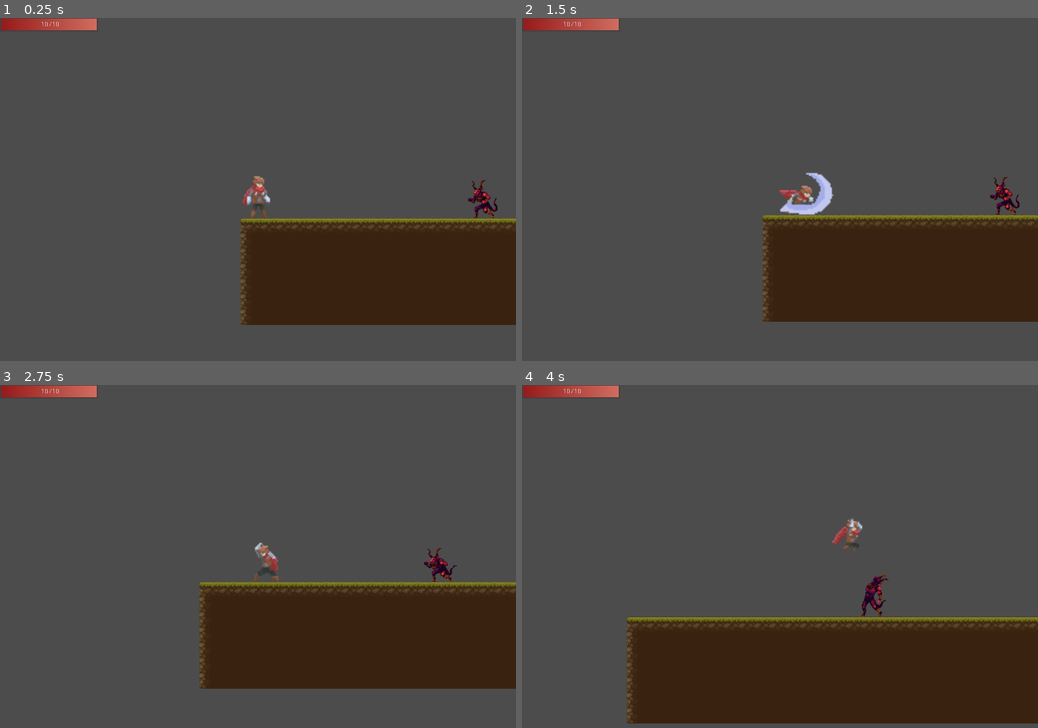
Above: before the commit, frames 1-4 (two rows, left to right).
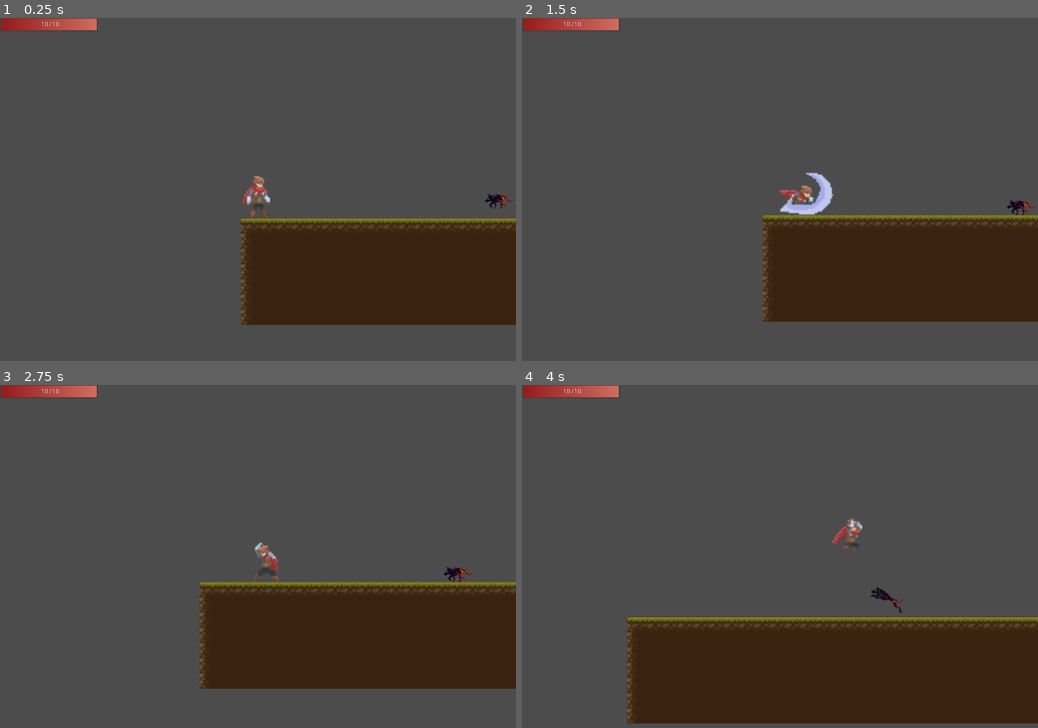
Above: after the commit, the same moments.

Repository: ArtyomKr/2d-scroller-demo
Game: Godot game, scene res://scenes/Main.tscn
The game is run twice, just before and just after one commit, with the same random seed, the same clock (stepped at 60 frames per second) and the same inputs.
Inputs (mouse positions are in pixels of both pictures, inside the frame that each line leads up to):
- Up to frame 1 (0.25 s): no input
- Up to frame 2 (1.5 s): move the mouse to (893, 172) at 0.52 s; hold Right (ui_right) from 0.53 s (still down); click (893, 172) at 0.6 s; tap Space (jump) at 0.77, 0.8, 1.07, 1.35 s; move the mouse to (676, 206) at 1.27 s
- Up to frame 3 (2.75 s): tap Space (jump) at 1.52, 1.82, 2.3 s; click (154, 573) at 1.55 s; move the mouse to (309, 481) at 2.02 s; release Right (ui_right) at 2.03 s; hold Left (ui_left) from 2.03 s (still down); click (309, 481) at 2.1 s
- Up to frame 4 (4 s): move the mouse to (754, 625) at 2.77 s; release Left (ui_left) at 2.78 s; hold Right (ui_right) from 2.78 s (still down); click (754, 625) at 2.85 s; tap Space (jump) at 3.02, 3.32, 3.6, 3.77 s; move the mouse to (934, 607) at 3.52 s

The runs differ from the first frame. In frame 1, 0.3% of the frame differs, in the area x 90-100%, y 47-59%; in frame 2, 0.3%; in frame 3, 0.3%; in frame 4, 0.4%, in the area x 65-74%, y 55-68%.

Commit message:
feat: add basic state managment for hellhound enemy

Diff:
--- a/scenes/Main.gd
+++ b/scenes/Main.gd
@@ -12,7 +12,7 @@
 	$CanvasLayer/PlayerHPBar.value = $Player.hp
 	$Player.start($Player.position)
 	$Demon.start($Demon.position)
-
+	$HellHound.start($HellHound.position)
 
 # Called every frame. 'delta' is the elapsed time since the previous frame.
 #func _process(delta):
--- a/scenes/Main.tscn
+++ b/scenes/Main.tscn
@@ -1,10 +1,11 @@
-[gd_scene load_steps=6 format=2]
+[gd_scene load_steps=7 format=2]
 
 [ext_resource path="res://scenes/Actors/player/Player.tscn" type="PackedScene" id=1]
 [ext_resource path="res://scenes/Main.gd" type="Script" id=2]
 [ext_resource path="res://scenes/level/Level.tscn" type="PackedScene" id=3]
 [ext_resource path="res://scenes/Actors/enemies/Demon/Demon.tscn" type="PackedScene" id=4]
 [ext_resource path="res://scenes/UI/PlayerHPBar.tscn" type="PackedScene" id=5]
+[ext_resource path="res://scenes/actors/enemies/HellHound/HellHound.tscn" type="PackedScene" id=6]
 
 [node name="Main" type="Node"]
 script = ExtResource( 2 )
@@ -16,10 +17,13 @@
 position = Vector2( 3, 453 )
 
 [node name="Demon" parent="." instance=ExtResource( 4 )]
-position = Vector2( 509, 373 )
+position = Vector2( 1142, 327 )
 
 [node name="CanvasLayer" type="CanvasLayer" parent="."]
 
 [node name="PlayerHPBar" parent="CanvasLayer" instance=ExtResource( 5 )]
 
+[node name="HellHound" parent="." instance=ExtResource( 6 )]
+position = Vector2( 545, 348 )
+
 [connection signal="hit" from="Player" to="CanvasLayer/PlayerHPBar" method="_on_Player_hit"]
--- /dev/null
+++ b/scenes/actors/enemies/HellHound/HellHound.gd
@@ -0,0 +1,117 @@
+extends Enemy
+
+
+signal detected_player
+
+
+export var speed = 300
+export var jump_force = 500
+
+enum STATE {
+	IN_AIR,
+	IDLE,
+	ALERTED,
+	DEAD,
+	ATTACKING,
+	HURT
+}
+
+var attack_target
+var _state = STATE.IDLE
+onready var AlertTimer = $AlertTimer
+onready var AttackTimer = $AttackTimer
+
+
+func _init():
+	hp = 10
+
+
+func _ready():
+	hide()
+
+
+func _physics_process(_delta):
+	manage_state()
+
+
+func start(pos: Vector2):
+	position = pos
+	show()
+	$PhysicsBox.disabled = false
+
+
+func die():
+	_state = STATE.DEAD
+
+
+func damage(amount):
+	#TODO
+	.damage(amount)
+
+
+func manage_state():
+	var current_animation: String
+
+	match _state:
+		STATE.IDLE:
+			velocity = move_and_slide_with_snap(velocity, Vector2.DOWN, Vector2.UP)
+
+			current_animation = "idle"
+		STATE.ALERTED:
+			velocity = move_and_slide_with_snap(velocity, Vector2.DOWN, Vector2.UP)
+
+			if attack_target:
+				var target_direction = attack_target.global_position.direction_to(global_position)
+				$AnimatedSprite.flip_h = target_direction.x < 0
+
+				if AttackTimer.is_stopped():
+					_state = STATE.ATTACKING
+
+			current_animation = "idle"
+		STATE.IN_AIR:
+			velocity = move_and_slide_with_snap(velocity, Vector2.DOWN, Vector2.UP)
+
+			if is_on_floor():
+				_state = STATE.IDLE
+		STATE.ATTACKING:
+			print_debug("attack")
+			current_animation = "attack"
+			AttackTimer.start(rand_range(0.5, 2.0))
+		STATE.HURT:
+			current_animation = "hurt"
+		STATE.DEAD:
+			$AnimationPlayer.play("die")
+			yield($AnimationPlayer, "animation_finished")
+			destroy()
+
+	if current_animation != $AnimationPlayer.assigned_animation:
+		$AnimationPlayer.play(current_animation)
+
+
+func goto_alert():
+	_state = STATE.ALERTED
+
+
+func attack():
+	var target_dir = attack_target.global_position.direction_to(global_position)
+
+	$AnimatedSprite.flip_h = target_dir.x < 0
+
+
+func _on_DetectionArea_body_entered(body):
+	if body.is_in_group("player"):
+		emit_signal("detected_player")
+		attack_target = body
+		_state = STATE.ALERTED
+		AlertTimer.stop()
+
+
+func _on_DetectionArea_body_exited(body):
+	if body.is_in_group("player"):
+		attack_target = null
+		_state = STATE.ALERTED
+		AlertTimer.start()
+
+
+func _on_AlertTimer_timeout():
+	_state = STATE.IDLE
--- a/scenes/actors/enemies/HellHound/HellHound.tscn
+++ b/scenes/actors/enemies/HellHound/HellHound.tscn
@@ -1,10 +1,11 @@
-[gd_scene load_steps=44 format=2]
+[gd_scene load_steps=46 format=2]
 
 [ext_resource path="res://art/animations/gothicvania patreon collection/Hell-Hound-Files/PNG/hell-hound-run.png" type="Texture" id=1]
 [ext_resource path="res://art/animations/gothicvania patreon collection/Hell-Hound-Files/PNG/hell-hound-idle.png" type="Texture" id=2]
 [ext_resource path="res://art/animations/gothicvania patreon collection/Hell-Hound-Files/PNG/hell-hound-jump.png" type="Texture" id=3]
 [ext_resource path="res://art/animations/gothicvania patreon collection/Hell-Hound-Files/PNG/hell-hound-walk.png" type="Texture" id=4]
 [ext_resource path="res://scenes/UI/ActorHPBar.tscn" type="PackedScene" id=5]
+[ext_resource path="res://scenes/actors/enemies/HellHound/HellHound.gd" type="Script" id=6]
 
 [sub_resource type="AtlasTexture" id=1]
 flags = 4
@@ -36,6 +37,36 @@
 atlas = ExtResource( 2 )
 region = Rect2( 320, 0, 64, 32 )
 
+[sub_resource type="AtlasTexture" id=12]
+flags = 4
+atlas = ExtResource( 3 )
+region = Rect2( 0, 0, 65, 48 )
+
+[sub_resource type="AtlasTexture" id=13]
+flags = 4
+atlas = ExtResource( 3 )
+region = Rect2( 65, 0, 65, 48 )
+
+[sub_resource type="AtlasTexture" id=14]
+flags = 4
+atlas = ExtResource( 3 )
+region = Rect2( 130, 0, 65, 48 )
+
+[sub_resource type="AtlasTexture" id=15]
+flags = 4
+atlas = ExtResource( 3 )
+region = Rect2( 195, 0, 65, 48 )
+
+[sub_resource type="AtlasTexture" id=16]
+flags = 4
+atlas = ExtResource( 3 )
+region = Rect2( 260, 0, 65, 48 )
+
+[sub_resource type="AtlasTexture" id=17]
+flags = 4
+atlas = ExtResource( 3 )
+region = Rect2( 325, 0, 65, 48 )
+
 [sub_resource type="AtlasTexture" id=7]
 flags = 4
 atlas = ExtResource( 1 )
@@ -60,36 +91,6 @@
 flags = 4
 atlas = ExtResource( 1 )
 region = Rect2( 268, 0, 67, 32 )
-
-[sub_resource type="AtlasTexture" id=12]
-flags = 4
-atlas = ExtResource( 3 )
-region = Rect2( 0, 0, 65, 48 )
-
-[sub_resource type="AtlasTexture" id=13]
-flags = 4
-atlas = ExtResource( 3 )
-region = Rect2( 65, 0, 65, 48 )
-
-[sub_resource type="AtlasTexture" id=14]
-flags = 4
-atlas = ExtResource( 3 )
-region = Rect2( 130, 0, 65, 48 )
-
-[sub_resource type="AtlasTexture" id=15]
-flags = 4
-atlas = ExtResource( 3 )
-region = Rect2( 195, 0, 65, 48 )
-
-[sub_resource type="AtlasTexture" id=16]
-flags = 4
-atlas = ExtResource( 3 )
-region = Rect2( 260, 0, 65, 48 )
-
-[sub_resource type="AtlasTexture" id=17]
-flags = 4
-atlas = ExtResource( 3 )
-region = Rect2( 325, 0, 65, 48 )
 
 [sub_resource type="AtlasTexture" id=18]
 flags = 4
@@ -158,14 +159,14 @@
 "name": "idle",
 "speed": 5.0
 }, {
+"frames": [ SubResource( 12 ), SubResource( 13 ), SubResource( 14 ), SubResource( 15 ), SubResource( 16 ), SubResource( 17 ) ],
+"loop": true,
+"name": "jump",
+"speed": 5.0
+}, {
 "frames": [ SubResource( 7 ), SubResource( 8 ), SubResource( 9 ), SubResource( 10 ), SubResource( 11 ) ],
 "loop": true,
 "name": "run",
-"speed": 5.0
-}, {
-"frames": [ SubResource( 12 ), SubResource( 13 ), SubResource( 14 ), SubResource( 15 ), SubResource( 16 ), SubResource( 17 ) ],
-"loop": true,
-"name": "jump",
 "speed": 5.0
 }, {
 "frames": [ SubResource( 18 ), SubResource( 19 ), SubResource( 20 ), SubResource( 21 ), SubResource( 22 ), SubResource( 23 ), SubResource( 24 ), SubResource( 25 ), SubResource( 26 ), SubResource( 27 ), SubResource( 28 ), SubResource( 29 ) ],
@@ -234,11 +235,22 @@
 "update": 0,
 "values": [ Vector2( 0, 7 ) ]
 }
+tracks/4/type = "value"
+tracks/4/path = NodePath("../AnimatedSprite:modulate")
+tracks/4/interp = 1
+tracks/4/loop_wrap = true
+tracks/4/imported = false
+tracks/4/enabled = true
+tracks/4/keys = {
+"times": PoolRealArray( 0 ),
+"transitions": PoolRealArray( 1 ),
+"update": 0,
+"values": [ Color( 1, 1, 1, 1 ) ]
+}
 
 [sub_resource type="Animation" id=35]
 resource_name = "attack"
 length = 1.2
-loop = true
 tracks/0/type = "value"
 tracks/0/path = NodePath("../AnimatedSprite:animation")
 tracks/0/interp = 1
@@ -286,6 +298,36 @@
 "transitions": PoolRealArray( 1, 1, 1, 1, 1 ),
 "update": 0,
 "values": [ Vector2( 0, 7 ), Vector2( -2, -4 ), Vector2( -3, -20 ), Vector2( -2, -12 ), Vector2( -2, 7 ) ]
+}
+tracks/4/type = "method"
+tracks/4/path = NodePath("..")
+tracks/4/interp = 1
+tracks/4/loop_wrap = true
+tracks/4/imported = false
+tracks/4/enabled = true
+tracks/4/keys = {
+"times": PoolRealArray( 1.2 ),
+"transitions": PoolRealArray( 1 ),
+"values": [ {
+"args": [  ],
+"method": "goto_alert"
+} ]
+}
+
+[sub_resource type="Animation" id=39]
+resource_name = "die"
+length = 0.6
+tracks/0/type = "value"
+tracks/0/path = NodePath("../AnimatedSprite:modulate")
+tracks/0/interp = 1
+tracks/0/loop_wrap = true
+tracks/0/imported = false
+tracks/0/enabled = true
+tracks/0/keys = {
+"times": PoolRealArray( 0, 0.2, 0.4, 0.6 ),
+"transitions": PoolRealArray( 1, 1, 1, 1 ),
+"update": 0,
+"values": [ Color( 1, 1, 1, 1 ), Color( 0, 0, 0, 1 ), Color( 1, 1, 1, 1 ), Color( 0, 0, 0, 1 ) ]
 }
 
 [sub_resource type="Animation" id=36]
@@ -446,7 +488,9 @@
 "values": [ Vector2( 0, 7 ) ]
 }
 
-[node name="HellHound" type="KinematicBody2D"]
+[node name="HellHound" type="KinematicBody2D" groups=["demon", "hellhound"]]
+collision_layer = 4
+script = ExtResource( 6 )
 __meta__ = {
 "_edit_group_": true
 }
@@ -489,6 +533,18 @@
 root_node = NodePath("../HPBar")
 anims/RESET = SubResource( 34 )
 anims/attack = SubResource( 35 )
+anims/die = SubResource( 39 )
 anims/idle = SubResource( 36 )
 anims/run = SubResource( 37 )
 anims/walk = SubResource( 38 )
+
+[node name="AlertTimer" type="Timer" parent="."]
+wait_time = 8.0
+one_shot = true
+
+[node name="AttackTimer" type="Timer" parent="."]
+one_shot = true
+
+[connection signal="body_entered" from="DetectionArea" to="." method="_on_DetectionArea_body_entered"]
+[connection signal="body_exited" from="DetectionArea" to="." method="_on_DetectionArea_body_exited"]
+[connection signal="timeout" from="AlertTimer" to="." method="_on_AlertTimer_timeout"]
